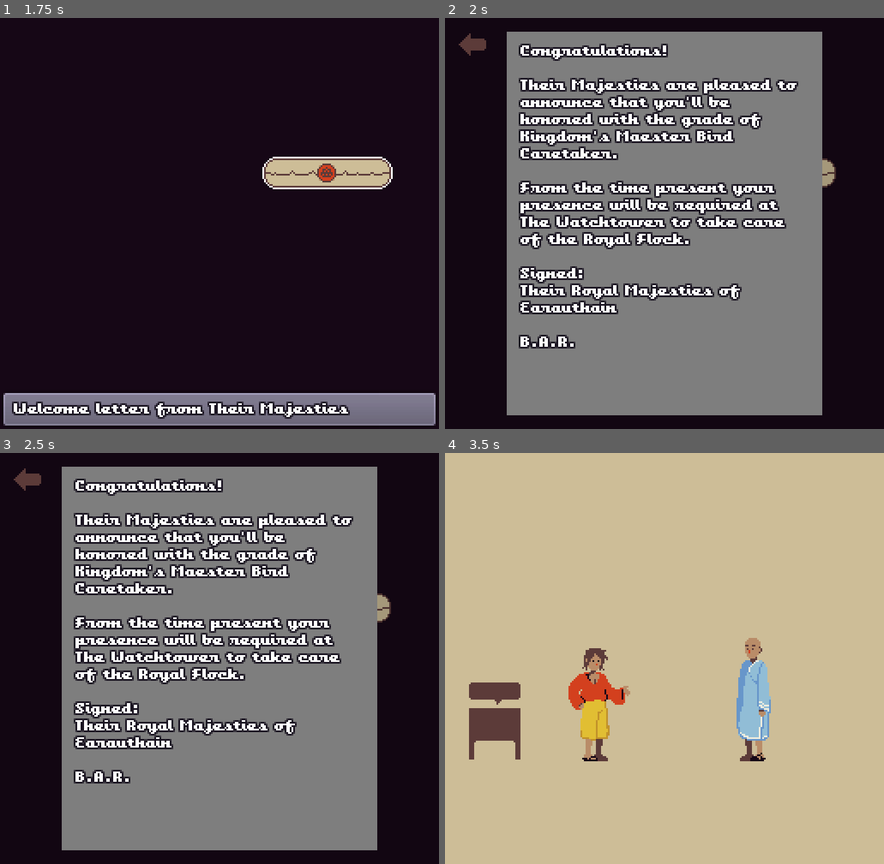
Above: before the commit, frames 1-4 (two rows, left to right).
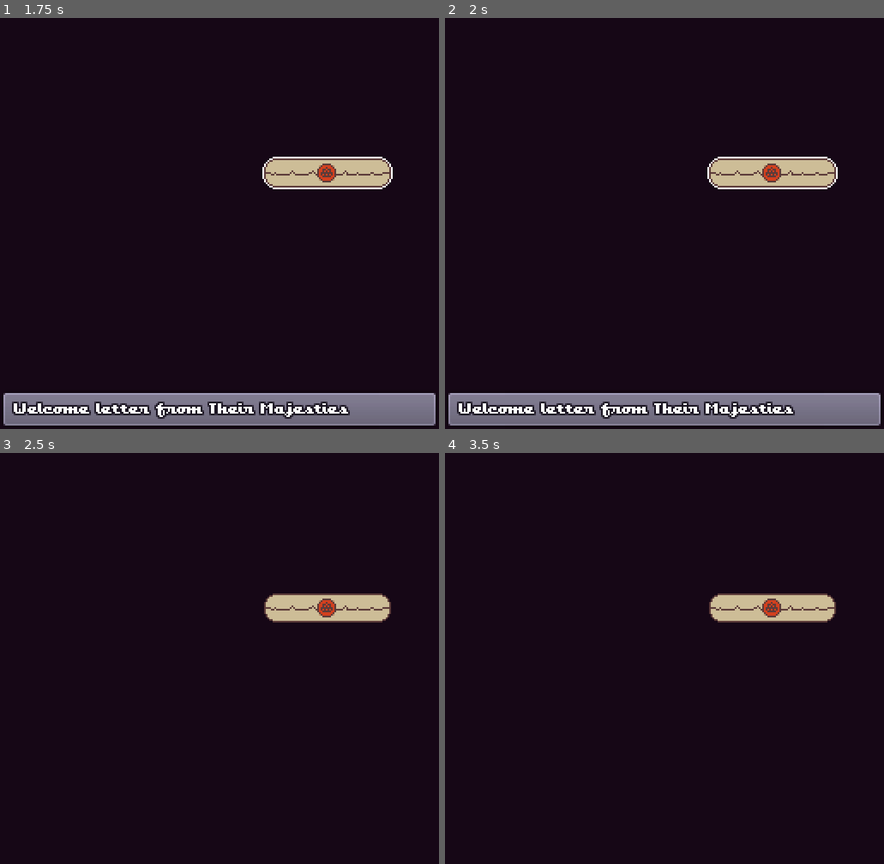
Above: after the commit, the same moments.

Repository: xphere/a-little-bird-told-me
Game: Godot game, scene res://src/scenes/game/game.tscn
The game is run twice, just before and just after one commit, with the same random seed, the same clock (stepped at 60 frames per second) and the same inputs. This scene is started directly instead of the project's main scene.
Inputs (mouse positions are in pixels of both pictures, inside the frame that each line leads up to):
- Up to frame 1 (1.75 s): tap Enter (ui_accept) at 0.5, 0.77, 1.25 s; move the mouse to (316, 202) at 0.52 s; click (316, 202) at 0.67 s; drag from (131, 244) to (329, 174) at 1.27 s
- Up to frame 2 (2 s): no input
- Up to frame 3 (2.5 s): move the mouse to (263, 568) at 2.02 s; click (263, 568) at 2.17 s
- Up to frame 4 (3.5 s): tap Enter (ui_accept) at 2.75 s; drag from (642, 740) to (471, 481) at 2.77 s

Frame 1 is identical in both runs. In frame 2, 62% of the frame differs, in the area x 0-100%, y 3-100%; in frame 3, 60%; in frame 4, 98%, in the area x 0-100%, y 0-100%.

Commit message:
+cursor: move here interaction code from game

Diff:
--- a/src/scenes/game/cursor.gd
+++ b/src/scenes/game/cursor.gd
@@ -1,11 +1,18 @@
 extends CanvasItem
+
 
 signal exited(node)
 signal entered(node)
+signal interact(node)
+signal drag(node)
+signal drop(node)
 
-var selected : CollisionObject2D
 
 var _context : Node
+var _selected : Node2D
+var _dragging : Node2D = null
+var _drag_offset : Vector2
+var _pressed : Node2D
 
 
 func set_context(context: Node) -> void:
@@ -17,7 +24,8 @@
 	if _context == null:
 		set_process(false)
 
-	_check_selected_element()
+	if not _dragging:
+		_check_selected_element()
 
 
 func _check_selected_element() -> void:
@@ -36,14 +44,64 @@
 			break
 
 	if collider == null:
-		if selected:
-			emit_signal("exited", selected)
-			selected = null
+		if _selected:
+			emit_signal("exited", _selected)
+			_selected = null
 		return
 
-	if collider == selected:
+	if collider == _selected:
 		return
 
-	selected = collider
+	_selected = collider
 
-	emit_signal("entered", selected)
+	emit_signal("entered", _selected)
+
+
+func _input(event: InputEvent) -> void:
+	if _pressed and _is_drag_event(event) and _is_draggable(_selected):
+		_on_drag(event.position)
+
+	elif event is InputEventMouseButton:
+		_on_button(event)
+
+
+func _is_drag_event(event: InputEvent) -> bool:
+	return event is InputEventMouseMotion or event is InputEventScreenDrag
+
+
+func _on_button(event: InputEventMouseButton) -> void:
+	if event.button_index != BUTTON_LEFT:
+		return
+
+	if event.is_pressed():
+		if _selected:
+			_pressed = _selected
+			_drag_offset = _selected.global_position - event.position
+
+	elif _dragging:
+		emit_signal("drop", _dragging)
+		_dragging = null
+		_pressed = null
+
+	elif _selected and _selected == _pressed:
+		_pressed = null
+		_interact_with(_selected)
+
+
+func _is_draggable(node: Node) -> bool:
+	return node and node.has_method("is_draggable") and node.is_draggable()
+
+
+func _on_drag(position: Vector2) -> void:
+	if not _pressed:
+		return
+
+	if not _dragging:
+		_dragging = _pressed
+		emit_signal("drag", _dragging)
+
+	_dragging.drag_to(_drag_offset + position)
+
+
+func _interact_with(node: Node) -> void:
+	emit_signal("interact", node)
--- a/src/scenes/game/game.gd
+++ b/src/scenes/game/game.gd
@@ -7,10 +7,6 @@
 var _context := {}
 var _current_state : CanvasItem
 var _states_stack := []
-
-var _dragging : Node2D = null
-var _drag_offset : Vector2
-var _drag_timer : SceneTreeTimer
 
 
 func _ready() -> void:
@@ -125,6 +121,14 @@
 	$DialogBox.info(contents)
 
 
+func _on_Cursor_interact(node: CollisionObject2D) -> void:
+	if _current_state and _current_state.has_method("on_interact"):
+		_current_state.on_interact(node)
+
+	if node.has_method("on_interact"):
+		node.on_interact()
+
+
 func _on_Cursor_entered(node: CollisionObject2D) -> void:
 	if node.has_method("select"):
 		node.select(true)
@@ -155,61 +159,6 @@
 	$Cursor.set_context(_current_state)
 
 
-func _input(event: InputEvent) -> void:
-	if _dragging and event is InputEventMouseMotion:
-		_on_drag(event)
-
-	elif event is InputEventMouseButton:
-		_on_button(event)
-
-
-func _on_button(event: InputEventMouseButton) -> void:
-	if event.button_index != BUTTON_LEFT:
-		return
-
-	var selected : Node = $Cursor.selected
-	var is_pressed := event.is_pressed()
-
-	if selected and is_pressed and not _dragging and _is_draggable(selected):
-		var offset : Vector2 = selected.global_position - event.position
-		_drag_timer = get_tree().create_timer(0.3)
-		_drag_timer.connect("timeout", self, "_on_drag_timeout", [selected, offset])
-
-	elif selected and not is_pressed and not _dragging:
-		if _drag_timer:
-			_drag_timer.disconnect("timeout", self, "_on_drag_timeout")
-			_drag_timer = null
-		_interact_with($Cursor.selected)
-
-	elif not is_pressed and _dragging:
-		_dragging = null
-
-
-func _is_draggable(node: Node) -> bool:
-	return node.has_method("is_draggable") and node.is_draggable()
-
-
-func _on_drag_timeout(dragging: Node2D, offset: Vector2) -> void:
-	if $Cursor.selected == dragging:
-		_dragging = dragging
-		_drag_offset = offset
-
-
-func _on_drag(motion: InputEventMouseMotion) -> void:
-	_dragging.drag_to(_drag_offset + motion.position)
-
-
-func _interact_with(node: Node) -> void:
-	if not node:
-		return
-
-	if _current_state and _current_state.has_method("on_interact"):
-		_current_state.on_interact(node)
-
-	if node.has_method("on_interact"):
-		node.on_interact()
-
-
 func _merge_context(context: Dictionary) -> void:
 	for key in context.keys():
 		var value = context[key]
--- a/src/scenes/game/game.tscn
+++ b/src/scenes/game/game.tscn
@@ -60,3 +60,4 @@
 Witnesses' opinions vary between internal rebellion or Southil infiltrators."
 
 [connection signal="entered" from="Cursor" to="." method="_on_Cursor_entered"]
+[connection signal="interact" from="Cursor" to="." method="_on_Cursor_interact"]
